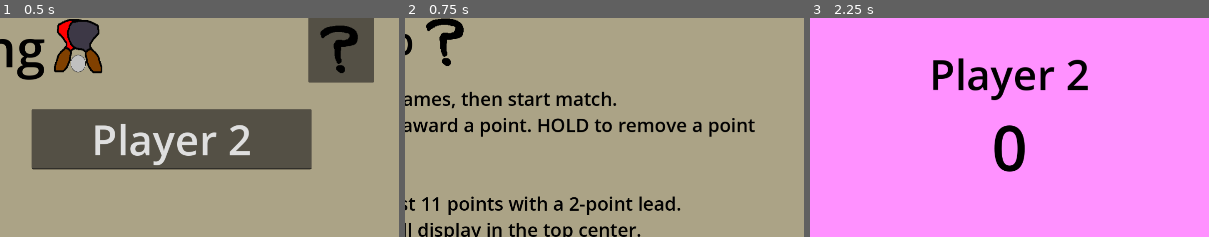
Above: before the commit, frames 1-3 (left to right).
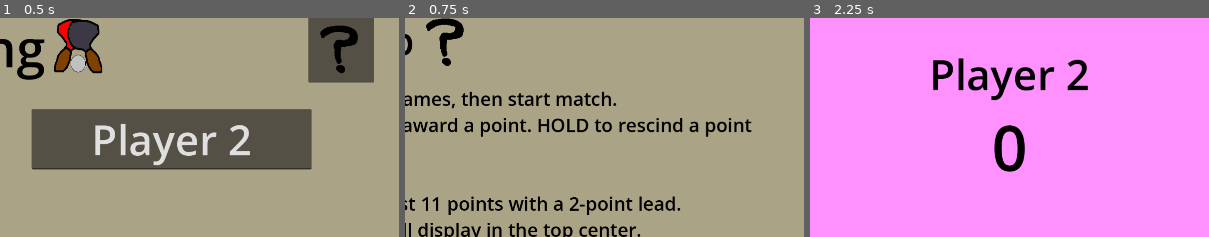
Above: after the commit, the same moments.

Repository: yusufmte/peung-app
Game: Godot game, scene res://scenes/menu.tscn
Same seed, same stepped clock (60 frames per second), same inputs: the game is played once before the commit and once after it.
Inputs (mouse positions are % of the whole screen's width and height, from its top left):
- Up to frame 1 (0.5 s): no input
- Up to frame 2 (0.75 s): click (93, 14) at 0.5 s
- Up to frame 3 (2.25 s): click (50, 86) at 1.25 s; click (71, 66) at 2 s
The pictures show only the part of the screen within x 50-100%, y 7-57%; the shares and areas given below are measured in that part.

Frame 1 is identical in both runs. In frame 2, 1.1% of the frame differs, in the area x 58-88%, y 45-55%; in frame 3, nothing differs.

Commit message:
updated wording in help screen

Diff:
--- a/scenes/help.tscn
+++ b/scenes/help.tscn
@@ -68,7 +68,7 @@
 theme_override_font_sizes/normal_font_size = 45
 theme_override_font_sizes/bold_font_size = 45
 text = "• Type player names, select number of games, then start match.
-• TAP on a player's side of the screen to award a point. HOLD to remove a point that was awarded in error.
+• TAP on a player's side of the screen to award a point. HOLD to rescind a point that was awarded in error.
 • Serve switches after every two points.
 • Game ends after a player scores at least 11 points with a 2-point lead.
 • If there is >1 game, the match score will display in the top center.
